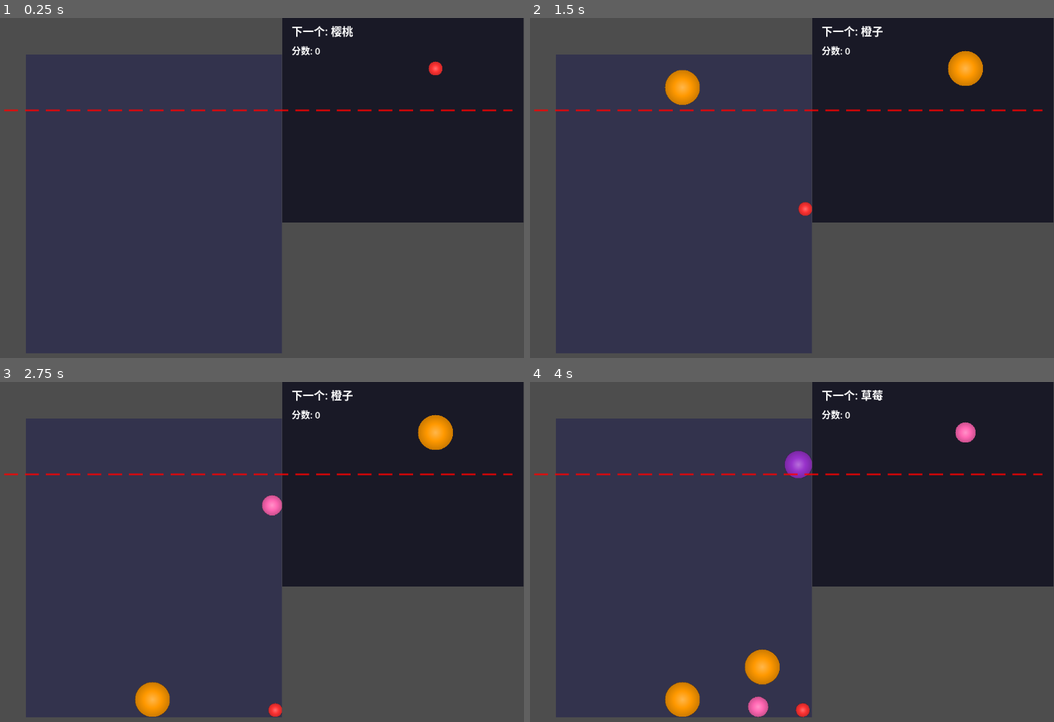
Above: before the commit, frames 1-4 (two rows, left to right).
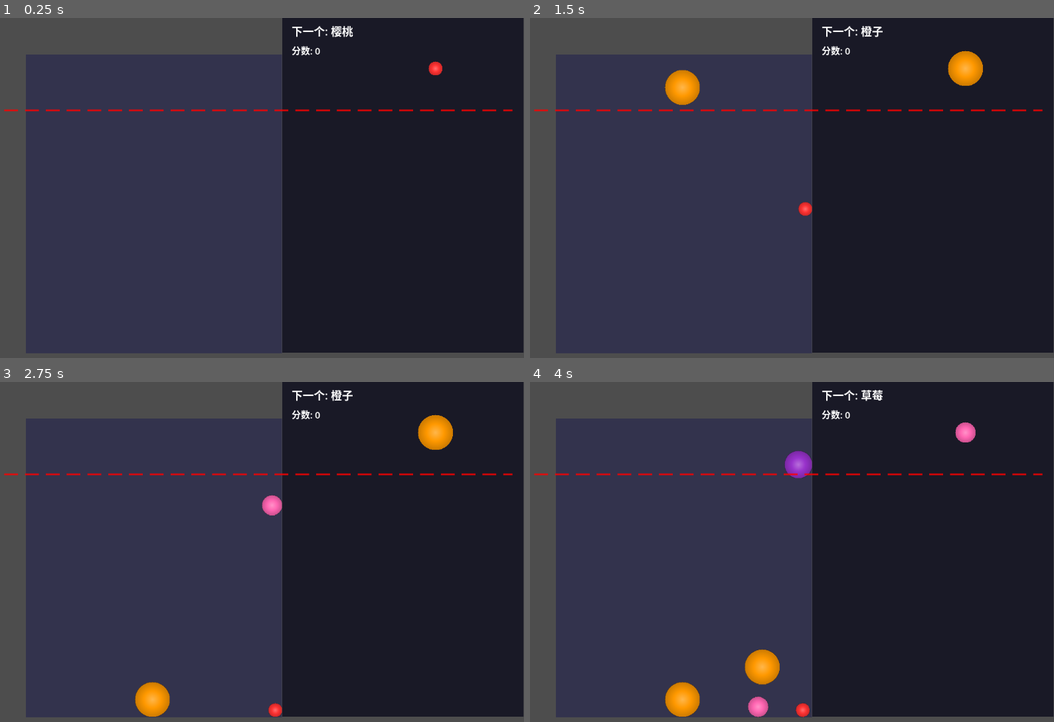
Above: after the commit, the same moments.

Repository: atom32/syn_melon
Game: Godot game, scene res://scenes/Main.tscn
The game is run twice, just before and just after one commit, with the same random seed, the same clock (stepped at 60 frames per second) and the same inputs.
Inputs (mouse positions are in pixels of both pictures, inside the frame that each line leads up to):
- Up to frame 1 (0.25 s): no input
- Up to frame 2 (1.5 s): tap Enter at 0.5 s; move the mouse to (907, 194) at 0.52 s; click (907, 194) at 0.67 s; move the mouse to (681, 232) at 1.27 s; click (681, 232) at 1.42 s
- Up to frame 3 (2.75 s): move the mouse to (309, 490) at 2.02 s; click (309, 490) at 2.17 s
- Up to frame 4 (4 s): move the mouse to (760, 657) at 2.77 s; click (760, 657) at 2.92 s; move the mouse to (949, 637) at 3.52 s; click (949, 637) at 3.67 s

The runs differ from the first frame. In frame 1, 18% of the frame differs, in the area x 53-100%, y 60-99%; in frame 2, 18%; in frame 3, 18%; in frame 4, 18%.

Commit message:
fix: extend UI background height for better layout
Co-Authored-By: Claude Sonnet 4.6 <noreply@anthropic.com>

Diff:
--- a/scenes/Main.tscn
+++ b/scenes/Main.tscn
@@ -25,7 +25,7 @@
 [node name="UIBackground" type="ColorRect" parent="." unique_id=2066795314]
 offset_left = 627.0
 offset_right = 1149.0
-offset_bottom = 443.0
+offset_bottom = 725.0
 color = Color(0.1, 0.1, 0.15, 1)
 
 [node name="NextLabel" type="Label" parent="UIBackground" unique_id=1932855357]
